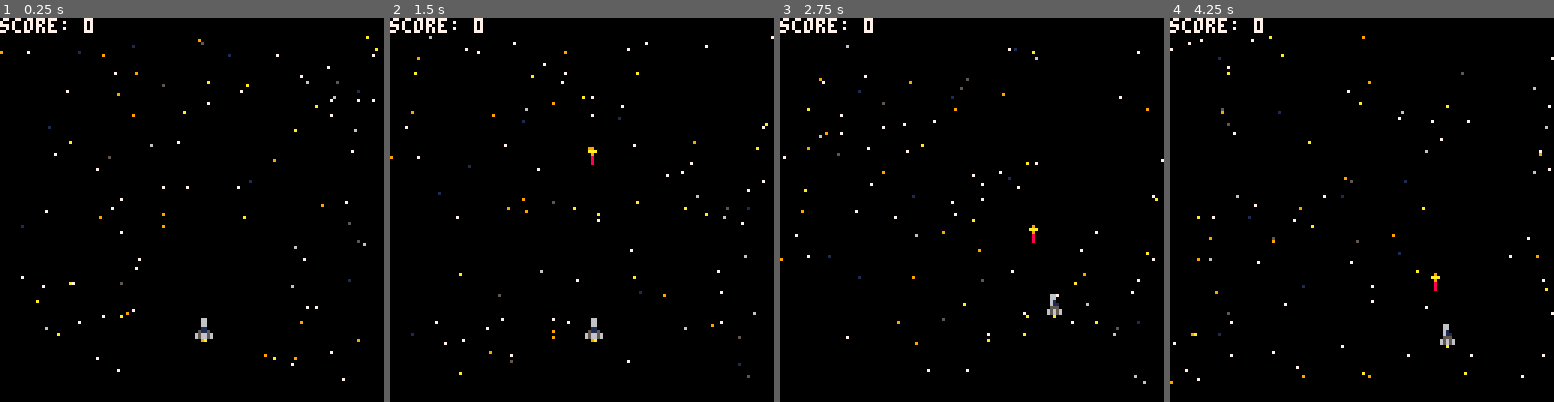
Above: before the commit, frames 1-4 (left to right).
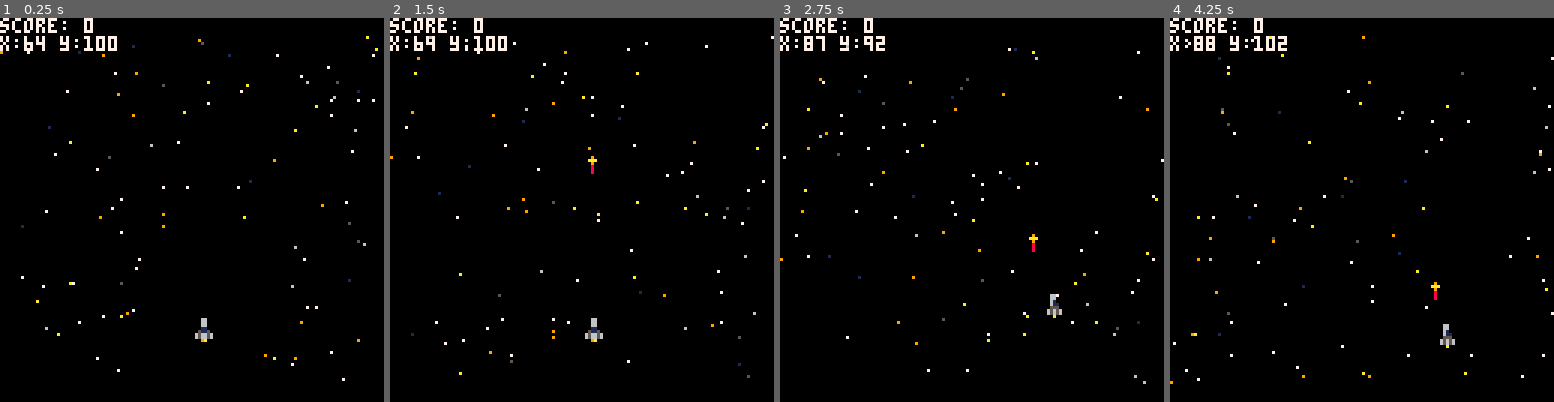
Above: after the commit, the same moments.

Repository: r3adm3/pico-8-experiments
Game: PICO-8 cartridge warstarlumo.p8
The game is run twice, just before and just after one commit, with the same random seed, the same clock (stepped at 60 frames per second) and the same inputs.
Inputs:
- Up to frame 1 (0.25 s): no input
- Up to frame 2 (1.5 s): tap O (Z key) at 0.7 s
- Up to frame 3 (2.75 s): hold Right 1.6-2.1 s; tap O (Z key) at 1.7, 2.1, 2.5 s; hold Up 2.15-2.42 s; hold Right from 2.47 s (still down)
- Up to frame 4 (4.25 s): tap O (Z key) every 0.4 s from 2.9 to 4.1 s; release Right at 3.03 s; hold Left 3.08-3.58 s; hold Down 3.63-3.97 s; hold Right from 4.02 s (still down)

The runs differ from the first frame. In frame 1, 0.5% of the frame differs, in the area x 0-31%, y 4-9%; in frame 2, 0.5%; in frame 3, 0.5%; in frame 4, 0.6%, in the area x 0-71%, y 4-74%.

Commit message:
fix: sorted out x and y limits with ship

Diff:
--- a/warstarlumo.p8
+++ b/warstarlumo.p8
@@ -5,25 +5,30 @@
 --tab 1, starfield code
 --tab 2, ship code
 --tab 3, missiles
+--tab 4, enemy
 
 function _init()
 	init_starfield()
 	init_ship()
 	init_torpedo()
+ init_enemy()
 end
 
 function _draw()
  cls(0)
 	print ('score: 0')
+ print ('x:'..ship.x..' y:'..ship.y)
  draw_starfield()
  draw_ship()
  draw_torpedo()
+ draw_enemy()
 end
 
 function _update()
  update_starfield()
  update_ship()
  update_torpedo()
+ update_enemy()
 end
 
 
@@ -122,21 +127,29 @@
 end
 
 function ship_back()
- ship.y += 1
+  if (ship.y > 69 and ship.y < 120) then
+   ship.y += 1
+  end
 end
 
 function ship_fwd()
- ship.y -= 1
+ if (ship.y < 128 and ship.y > 70) then
+  ship.y -= 1
+ end
 end
 
 function ship_left()
  ship.sprite = 4
- ship.x -= 1
+ if (ship.x > 0) then
+  ship.x -= 1
+ end
 end
 
 function ship_right()
  ship.sprite = 3
- ship.x += 1
+ if (ship.x < 119) then
+  ship.x += 1
+ end
 end
 -->8
 function init_torpedo()
@@ -156,17 +169,29 @@
 
 function update_torpedo()
   torpedo.y = torpedo.y - 2
-  if (torpedo.y == 0) then
+  if (torpedo.y <= 0) then
    torpedo.fired=0
   end
 end
 
 function fire_torpedo()
- torpedo.fired = 1
- torpedo.x = ship.x
- torpedo.y = ship.y - 10
-end
-
+  torpedo.fired=1
+  torpedo.x = ship.x
+  torpedo.y = ship.y - 7
+end
+
+-->8
+function init_enemy()
+
+end
+
+function update_enemy()
+
+end
+
+function draw_enemy()
+
+end
 __gfx__
 00000000000660000006600000066000000660000000000000000000000000000000000000000000000000000000000000000000000000000000000000000000
 00000000000660000006600000066000000660000009000000000000000000000000000000000000000000000000000000000000000000000000000000000000
